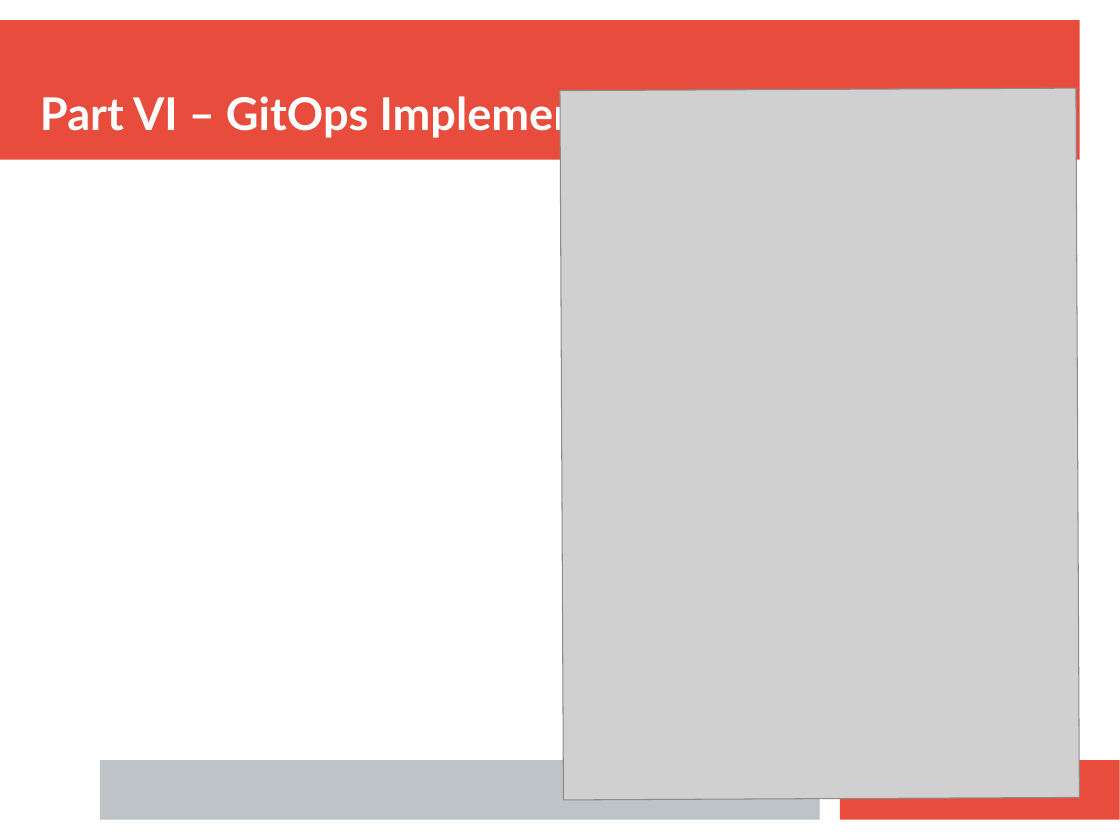
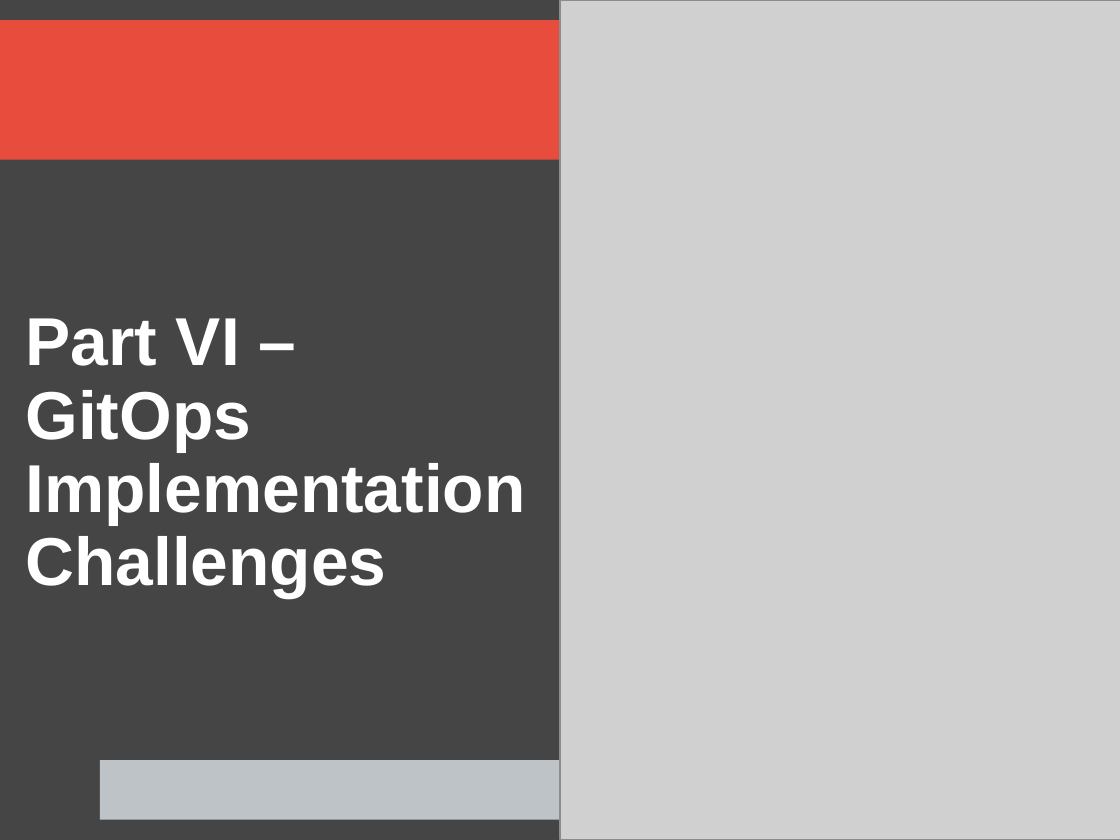
Before and after one commit to ianmiell/gitops-first-steps, a slide deck: slide 31 of slides/gitops_first_steps.pptx. Drawn at 1120x840 pixels with LibreOffice and Linux fonts; fonts in the diff are those of the drawing; grey boxes stand for pictures. Boxes give left, top, right and bottom in pixels: in the first picture for what was removed or moved away, otherwise in the second. Text is boxed around its words. In the diff, an @@ line names an element or a change of style, - is before the commit and + after.

```diff
--- a/slides/gitops_first_steps.pptx
+++ b/slides/gitops_first_steps.pptx
@@ background #FFFFFF to #454545 @@
@@ picture at <box>560,0,1120,840</box>: rotation 359 to 0 degrees @@
@@ text "Part VI – GitOps Implementation ...": place and size @@
-text "Part VI – GitOps Implementation ..." at <box>40,86,927,140</box>
+text "Part VI – GitOps Implementation ..." at <box>26,318,526,598</box>
@@ text "Part VI – GitOps Implementation ..." at <box>26,318,526,598</box>: size 32 to 48 pt, font Lato to Arial; line spacing 1 to 0.9; more space between paragraphs @@
```
Also in this commit, not shown: 7 other slides changed, 1 other file.
